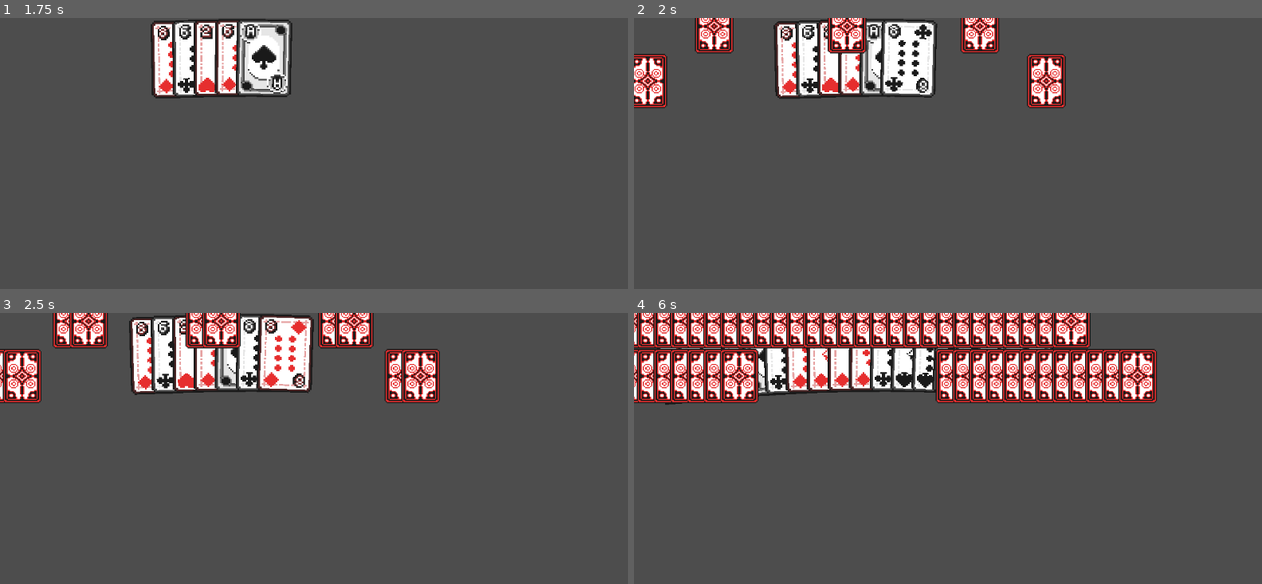
Above: before the commit, frames 1-4 (two rows, left to right).
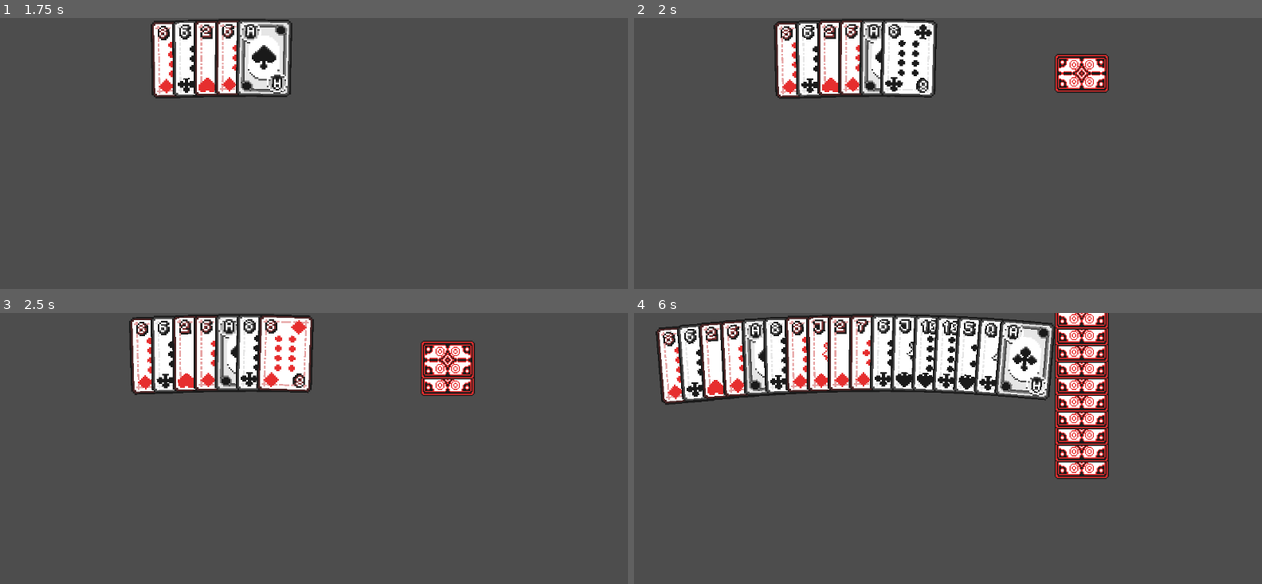
Above: after the commit, the same moments.

Repository: QuisVenator/godot_wizard
Game: Godot game, scene res://root.tscn
The game is run twice, just before and just after one commit, with the same random seed, the same clock (stepped at 60 frames per second) and the same inputs.
Inputs (mouse positions are in pixels of both pictures, inside the frame that each line leads up to):
- Up to frame 1 (1.75 s): tap Enter (ui_accept) at 0.5, 0.77, 0.8, 1.07, 1.35, 1.52 s; move the mouse to (458, 180) at 0.52 s; click (458, 180) at 0.6 s; move the mouse to (188, 215) at 1.27 s; click (188, 215) at 1.55 s
- Up to frame 2 (2 s): tap Enter (ui_accept) at 1.82 s
- Up to frame 3 (2.5 s): move the mouse to (383, 413) at 2.02 s; click (383, 413) at 2.1 s; tap Enter (ui_accept) at 2.3 s
- Up to frame 4 (6 s): tap Enter (ui_accept) at 2.75, 3.02, 3.32, 3.77, 3.8, 4.07, 4.35, 4.52, 4.82, 5.3, 5.75 s; move the mouse to (922, 565) at 2.77 s; right-click (922, 565) at 2.85 s; click (922, 565) at 3.05 s; move the mouse to (1142, 546) at 3.52 s; click (1142, 546) at 3.6 s; move the mouse to (759, 437) at 4.27 s; click (759, 437) at 4.55 s; move the mouse to (985, 491) at 5.02 s; click (985, 491) at 5.1 s; move the mouse to (860, 402) at 5.77 s; right-click (860, 402) at 5.85 s

Frame 1 is identical in both runs. In frame 2, 5.5% of the frame differs, in the area x 0-76%, y 0-34%; in frame 3, 7.5%; in frame 4, 21%, in the area x 0-84%, y 0-62%.

Commit message:
Fix several card selection UI bugs and make improvements

Diff:
--- a/OtherHand.gd
+++ b/OtherHand.gd
@@ -10,6 +10,7 @@
 var trick_count = 0
 var points = 0
 var cards = []
+var rotation_for_cards = 0
 
 # Called when the node enters the scene tree for the first time.
 func _ready():
@@ -27,7 +28,7 @@
 	for i in range(num_cards):
 		var card = card_base.instantiate().setup(card_database.BACK)
 		card.scale = Vector2(0.7, 0.7)
-		card.set_rotation(rotation)
+		card.set_rotation(rotation_for_cards)
 		cards.append(card)
 		add_child(card)
 		arrange_cards()
@@ -36,10 +37,14 @@
 	var num_cards = cards.size()
 	var cards_to_left = num_cards / 2.0 - 0.5
 	var card_spacing = cards[0].get_size().x * 0.3
-	var offset = cards[0].get_size() / 2
+	var overlap_off = cards[0].get_size() / 2
+	if rotation_for_cards == deg_to_rad(270):
+		overlap_off *= 0
 
 	for i in range(num_cards):
-		cards[i].set_global_position(Vector2(global_position.x + (i - cards_to_left) * card_spacing, global_position.y)-offset)
+		var offset = Vector2((i - cards_to_left) * card_spacing, 0) + overlap_off
+		var offset_rotaded = offset.rotated(rotation_for_cards)
+		cards[i].set_global_position(global_position + offset_rotaded)
 	#TODO remove debug and set the card size correction correctly
 	# for i in range(cards.size()):
 	# 	cards[i].set_global_position(self.global_position - offset)
--- a/OtherPlayers.gd
+++ b/OtherPlayers.gd
@@ -5,8 +5,8 @@
 @onready var pos_left =  Vector2(get_viewport().size) * Vector2(0.05, 0.3)
 @onready var pos_right = Vector2(get_viewport().size) * Vector2(0.95, 0.3)
 @onready var pos_top_center = Vector2(get_viewport().size) * Vector2(0.5, 0.08)
-@onready var pos_top_left = Vector2(get_viewport().size) * Vector2(0.2, 0.08)
-@onready var pos_top_right = Vector2(get_viewport().size) * Vector2(0.8, 0.08)
+@onready var pos_top_left = Vector2(get_viewport().size) * Vector2(0.15, 0.08)
+@onready var pos_top_right = Vector2(get_viewport().size) * Vector2(0.85, 0.08)
 
 @onready var handpositions = [
 	[],
@@ -86,7 +86,7 @@
 func update_player_count():
 	for i in range(player_count):
 		other_player_hands[i].set_global_position(handpositions[player_count][i])
-		# other_player_hands[i].set_rotation_degrees(handrotations[player_count][i])
+		other_player_hands[i].rotation_for_cards = deg_to_rad(handrotations[player_count][i])
 
 func remove_player():
 	# TODO: implement
--- a/PlayerHand.gd
+++ b/PlayerHand.gd
@@ -40,6 +40,7 @@
 	cards.append(card)
 	arrange_cards()
 	add_child(card)
+	card.set_default_cursor_shape(Control.CURSOR_POINTING_HAND)
 	print("Card added to scene.")
 
 func remove_card(card):
@@ -59,6 +60,7 @@
 
 	card.disconnect("mouse_entered", card.mouse_over)
 	card.disconnect("mouse_exited", card.mouse_exit)
+	card.set_default_cursor_shape(Control.CURSOR_ARROW)
 	$"../PlayedCards".play_card(card)
 	cards.erase(card)
 	arrange_cards()
--- a/assets/cards/CardBase.gd
+++ b/assets/cards/CardBase.gd
@@ -6,6 +6,8 @@
 var original_z_index = 0
 var original_sib_index = 0
 var played = false
+var exited_time = 0
+var has_mouse_foucs = false
 
 
 func setup(card_id: int):
@@ -23,6 +25,7 @@
 	$Card.texture = load(CardInfo.image)
 	$Card.scale = size/$Card.texture.get_size()
 
+
 # Called every frame. 'delta' is the elapsed time since the previous frame.
 func _process(_delta):
 	pass
@@ -30,6 +33,14 @@
 func mouse_over():
 	if played:
 		return
+	if CardId == CardDatabase.BACK:
+		return
+	if Time.get_ticks_msec() - exited_time < 2:
+		return
+	if self.has_mouse_foucs:
+		return
+	exited_time = Time.get_ticks_msec()
+	self.has_mouse_foucs = true
 
 	get_parent().highlight(self)
 	get_parent().select_card(self)
@@ -41,8 +52,12 @@
 	$Card.z_index = 3000
 
 func mouse_exit():
-	if played:
+	if not has_mouse_foucs:
 		return
+	if Time.get_ticks_msec() - exited_time < 2:
+		return
+	self.has_mouse_foucs = false
+	exited_time = Time.get_ticks_msec()
 
 	get_parent().unhighlight()
 	get_parent().deselect_card()
--- a/assets/cards/card_base.tscn
+++ b/assets/cards/card_base.tscn
@@ -3,10 +3,18 @@
 [ext_resource type="Script" path="res://assets/cards/CardBase.gd" id="1_fe4ec"]
 
 [node name="CardBase" type="MarginContainer"]
-offset_right = 100.0
-offset_bottom = 140.0
+anchors_preset = 8
+anchor_left = 0.5
+anchor_top = 0.5
+anchor_right = 0.5
+anchor_bottom = 0.5
+offset_left = -50.0
+offset_top = -70.0
+offset_right = 50.0
+offset_bottom = 70.0
+grow_horizontal = 2
+grow_vertical = 2
 pivot_offset = Vector2(50, 70)
-mouse_default_cursor_shape = 2
 script = ExtResource("1_fe4ec")
 
 [node name="Card" type="Sprite2D" parent="."]
